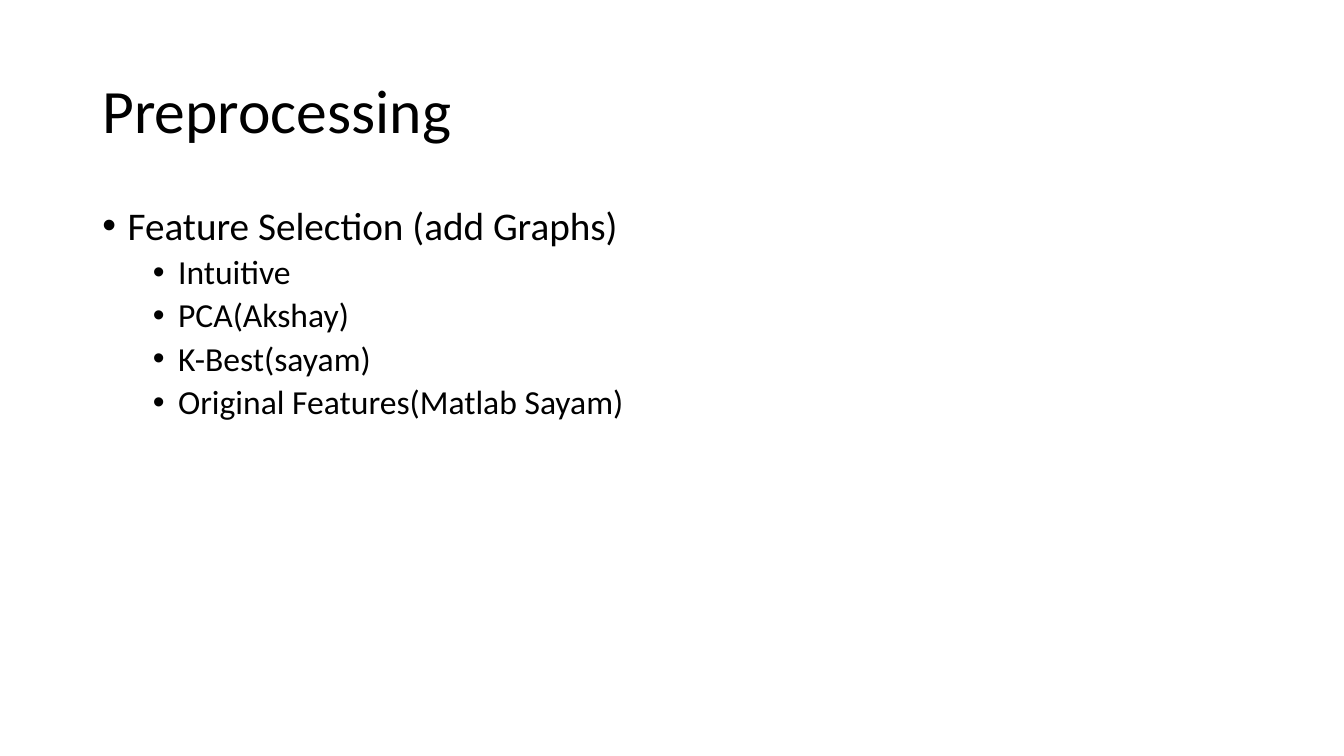
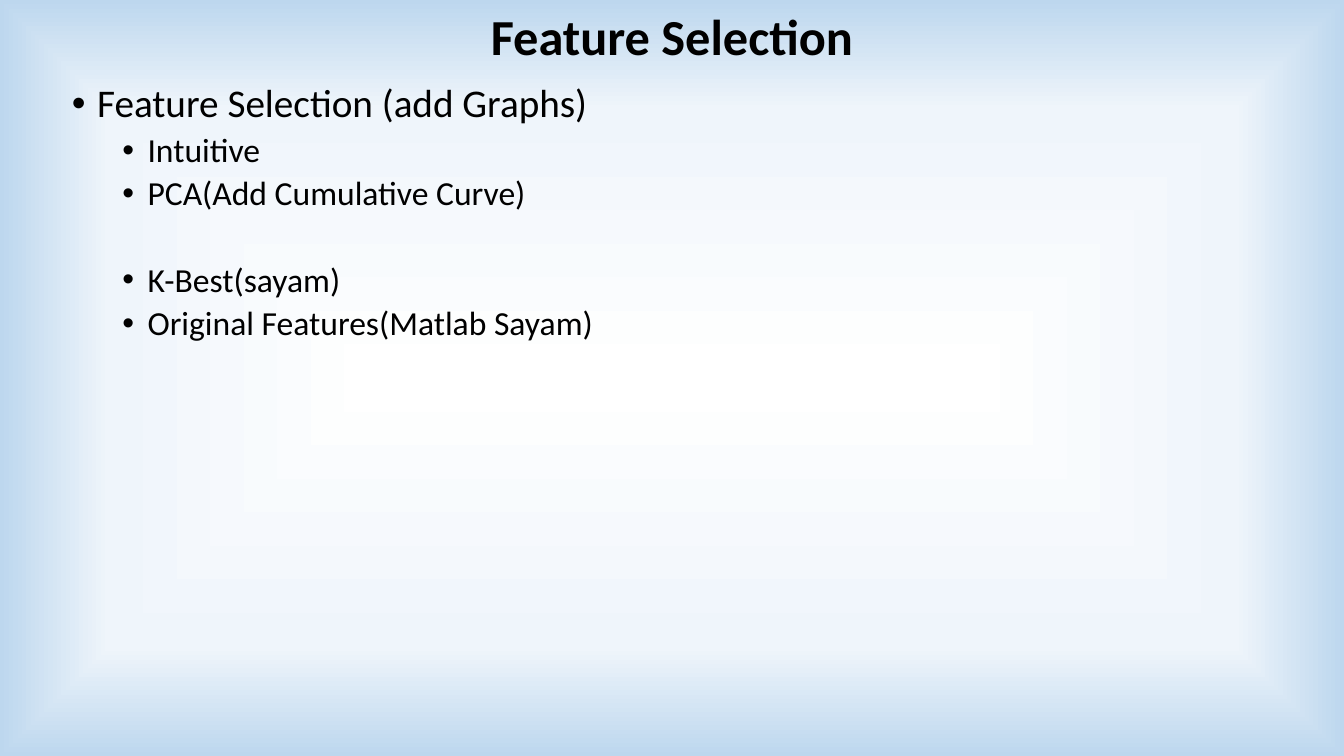
Before and after one commit to akshaymehra24/who-is-more-influential, a slide deck: slide 6 of Predicting Influencers in a Social Network.pptx (slide 4 before the commit). Drawn at 1344x756 pixels with LibreOffice and Linux fonts; fonts in the diff are those of the drawing. Boxes give left, top, right and bottom in pixels: in the first picture for what was removed or moved away, otherwise in the second. Text is boxed around its words. In the diff, an @@ line names an element or a change of style, - is before the commit and + after.

```diff
--- a/Predicting Influencers in a Social Network.pptx
+++ b/Predicting Influencers in a Social Network.pptx
@@ background #FFFFFF to gradient #FFFFFF to #EFF5FB to #BDD7EE @@
@@ text added at [491,19,852,56], 36 pt, text #000000, bold @@
+Feature Selection
@@ text "Feature Selection (add Graphs)": place and size @@
-text "Feature Selection (add Graphs)" at [128,211,624,420]
+text "Feature Selection (add Graphs)" at [97,88,593,341]
@@ title removed at [102,90,450,144] @@
-Preprocessing
@@ text at [148,180,525,210]: text changed @@
-  • PCA(Akshay)
+  • PCA(Add Cumulative Curve)
```
Also in this commit, not shown: 8 other slides changed, 5 slides added, 4 slides removed.
